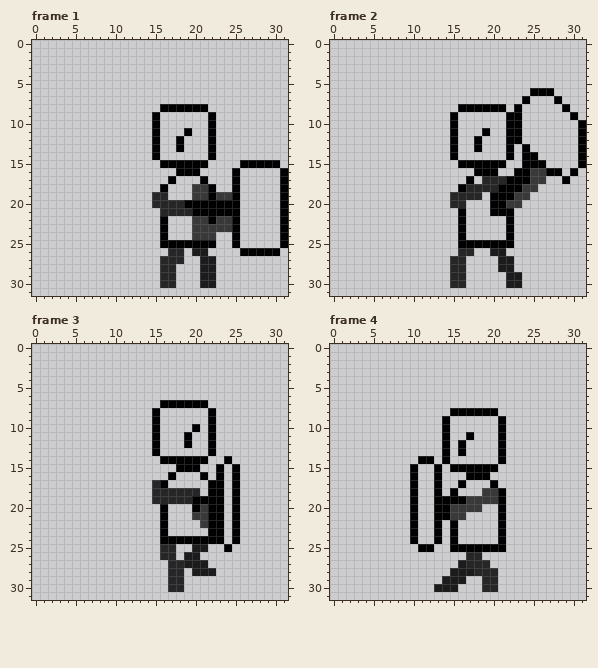
One commit to this pixel-art file: assets/Aseprite Sprites/Enemies/sign/signReflect.ase. The picture above was drawn from the file before the commit.
32x32 pixels, 8 frames. Shown: frame 1, frame 2, frame 3, frame 4. The commit also changed other frames, which this record leaves out.
The result:
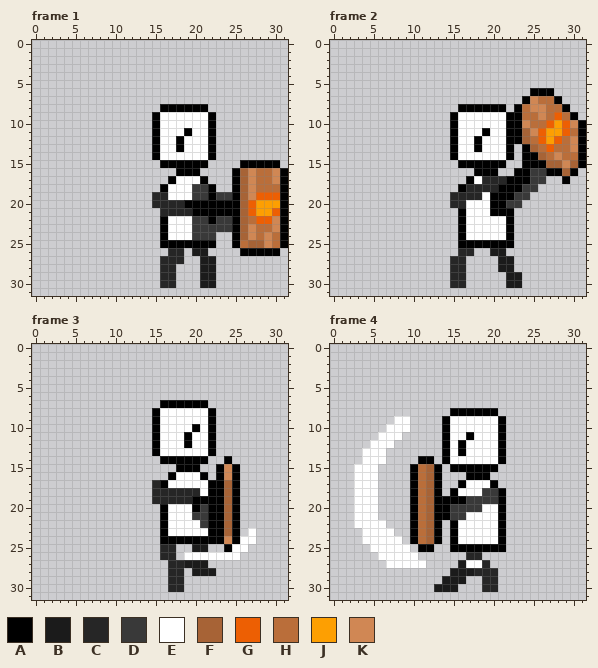
Palette (. is transparent): A #000000  B #1b1b1b  C #262626  D #393939  E #ffffff  F #a76336  G #ed5f03  H #ba6e3a  J #fd9f02  K #d08754
Edits made:
layer "Layer 2" added
Changed rows in their new state; - is an unchanged pixel.
Frame 1, layers "sign", "body", "head":
first column x 16:
 9 EEEEEE---------
10 EEEEEE---------
11 EEE-EE---------
12 EE-EEE---------
13 EE-EEE---------
14 EEEEEE---------
16 ----------FKHHK
17 --EEE-----FKHHK
18 -EEE------FKHHH
19 -EEE------FKGGG
20 ----------FGJJJ
21 ----------FGJJG
22 -EEE------FHGGK
23 -EEE------FKHHK
24 -EEE------FKHKH
25 ----------HFFKH
Frame 2, layers "sign", "body", "head":
first column x 16:
 7 ---------KHH---
 8 --------HKKHH--
 9 EEEEEE--HHKHGH-
10 EEEEEE--KHHGJGK
11 EEE-EE--FKGJJGH
12 EE-EEE--FHGJGHK
13 EE-EEE---FHGHHK
14 EEEEEE----FHKHH
15 -----------FFKF
16 -------------F-
17 --E------------
19 ---E-----------
20 -EEE-----------
21 -EEE-----------
22 -EEEEE---------
23 -EEEEE---------
24 -EEEEE---------
Frame 3:
first column x 16:
 8 EEEEEE------
 9 EEEEEE------
10 EEEE-E------
11 EEE-EE------
12 EEE-EE------
13 EEEEEE------
15 --------K---
16 --EEE---K---
17 -EEEEE--F---
18 -----E--F---
19 --------F---
20 -EEE----F---
21 -EEE----F---
22 -EEEE---F---
23 -EEEEE--F--E
24 --------K-EE
25 ---------EE-
26 ---EEEEEEE--
Frame 4:
first column x 3:
 9 -----EE-----EEEEEE
10 ----EEE-----EEEEEE
11 ---EEE------EE-EEE
12 --EEE-------E-EEEE
13 -EEE--------E-EEEE
14 -EEE--------EEEEEE
15 EEE-----HF--------
16 EEE-----HF--------
17 EEE-----HF----EEE-
18 EEE-----HF---EEE--
19 EEE-----HF--------
20 EEE-----HF------EE
21 EEE-----HF----EEEE
22 EEEE----HF---EEEEE
23 -EEEE---HF---EEEEE
24 -EEEEE--HF---EEEEE
25 --EEEEE-----------
26 ---EEEEE----------
27 ----EEEEE-----EE--
Boxes around the changes in both pictures, in picture pixels (x1, y1, x2, y2):
added: (160, 112, 280, 248)
added: (458, 96, 578, 240)
changed: (160, 408, 256, 560)
changed: (354, 416, 498, 568)
